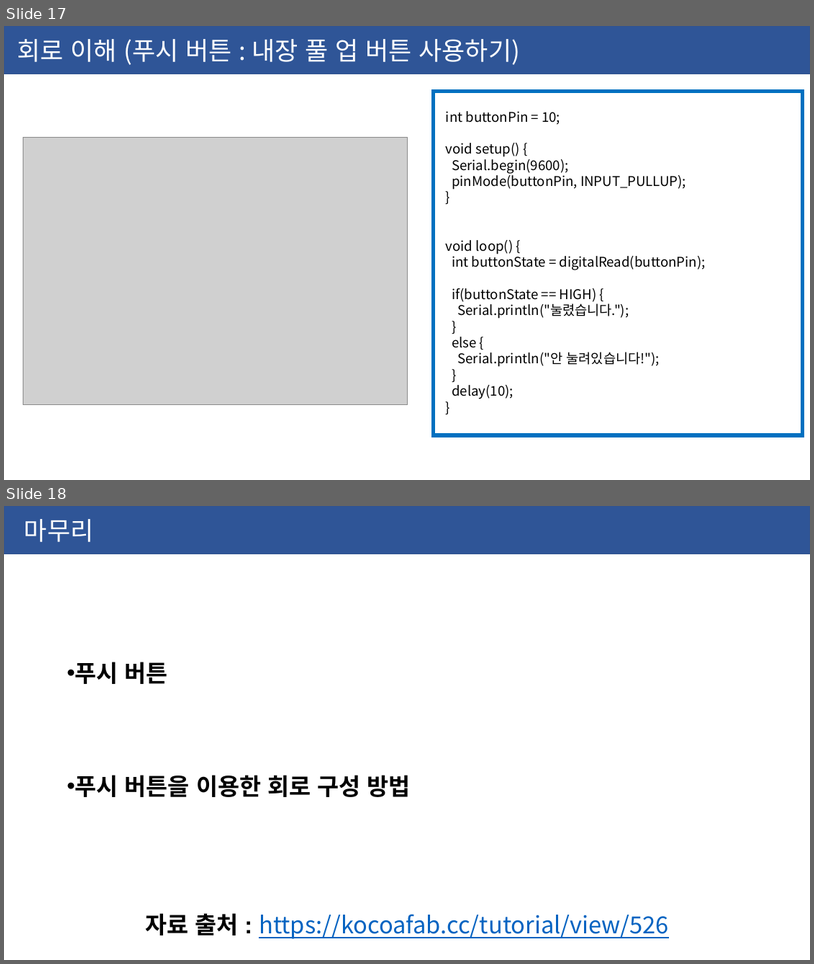
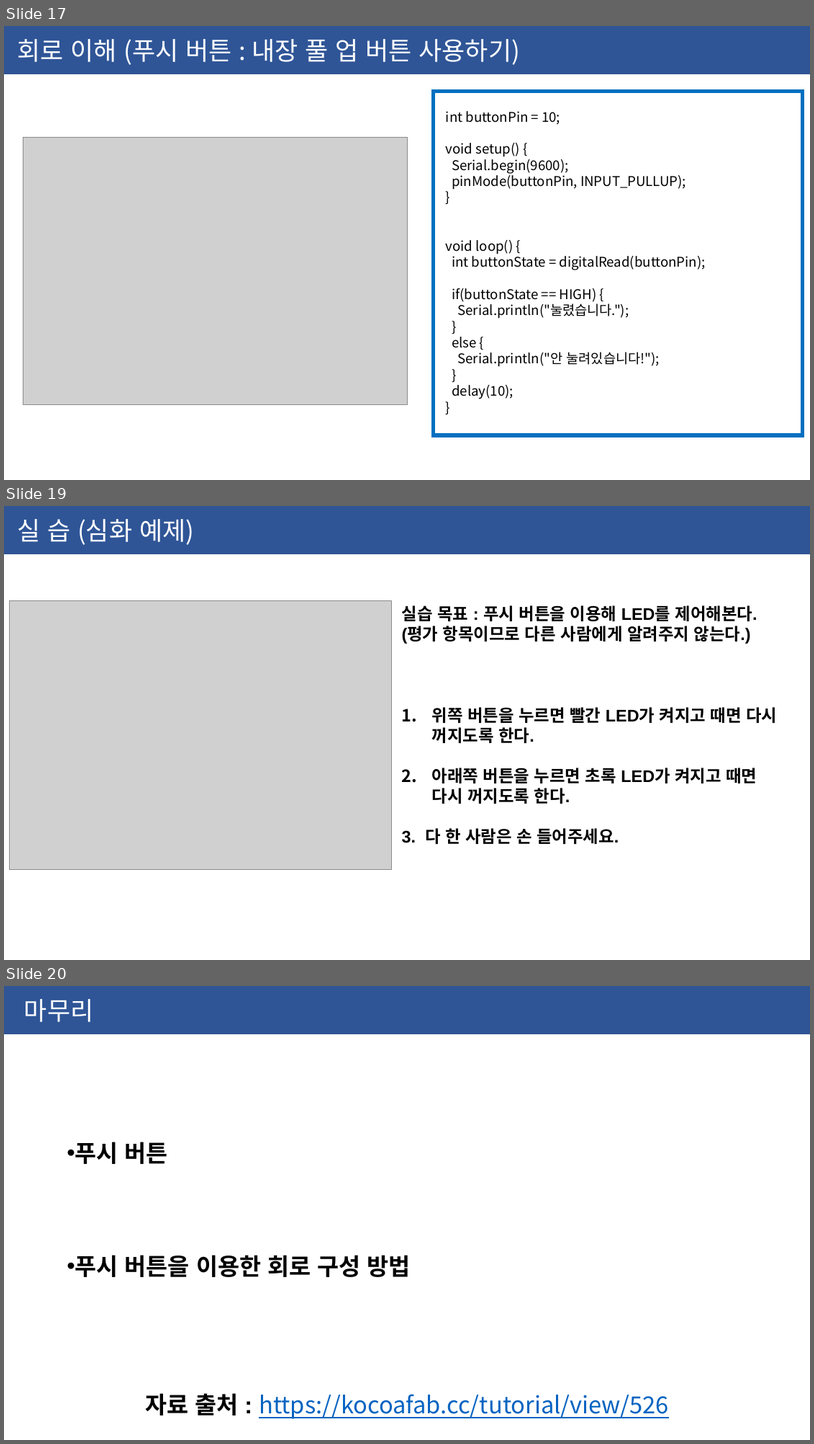
Before and after one commit to ssjf409/2020-yeonsu-highschool, a slide deck: 2020-06-03-연수고.pptx. Shown one above the other, each under a label of ours: slides 17 and 18 before the commit, slides 17, 19 and 20 after it; the slides between them are not shown. The pictures are 814x964 and 814x1444 pixels, drawn with LibreOffice and Linux fonts; fonts in the diff are those of the drawing; grey boxes stand for pictures. Boxes give left, top, right and bottom in pixels: in the first picture for what was removed or moved away, otherwise in the second. Text is boxed around its words. In the diff, an @@ line names an element or a change of style, - is before the commit and + after.

```diff
--- a/2020-06-03-연수고.pptx
+++ b/2020-06-03-연수고.pptx
@@ slide 19 added at <box>4,506,810,960</box>, background #FFFFFF @@
@@ rectangle added at <box>4,506,810,554</box>, fill #2F5597, outline #325491 1 pt, 30 pt, text #FFFFFF @@
+실 습 (심화 예제)
@@ picture added at <box>10,601,392,869</box> @@
@@ text added at <box>402,605,777,844</box>, 20 pt, text #000000, bold @@
+실습 목표 : 푸시 버튼을 이용해 LED를 제어해본다.
+(평가 항목이므로 다른 사람에게 알려주지 않는다.)
+1. 위쪽 버튼을 누르면 빨간 LED가 켜지고 때면 다시 꺼지도록 한다.
+2. 아래쪽 버튼을 누르면 초록 LED가 켜지고 때면 다시 꺼지도록 한다.
+3. 다 한 사람은 손 들어주세요.
@@ what was slide 18 is now slide 20 @@
```
Also in this commit, not shown: 1 slide changed, 1 other slide added.
